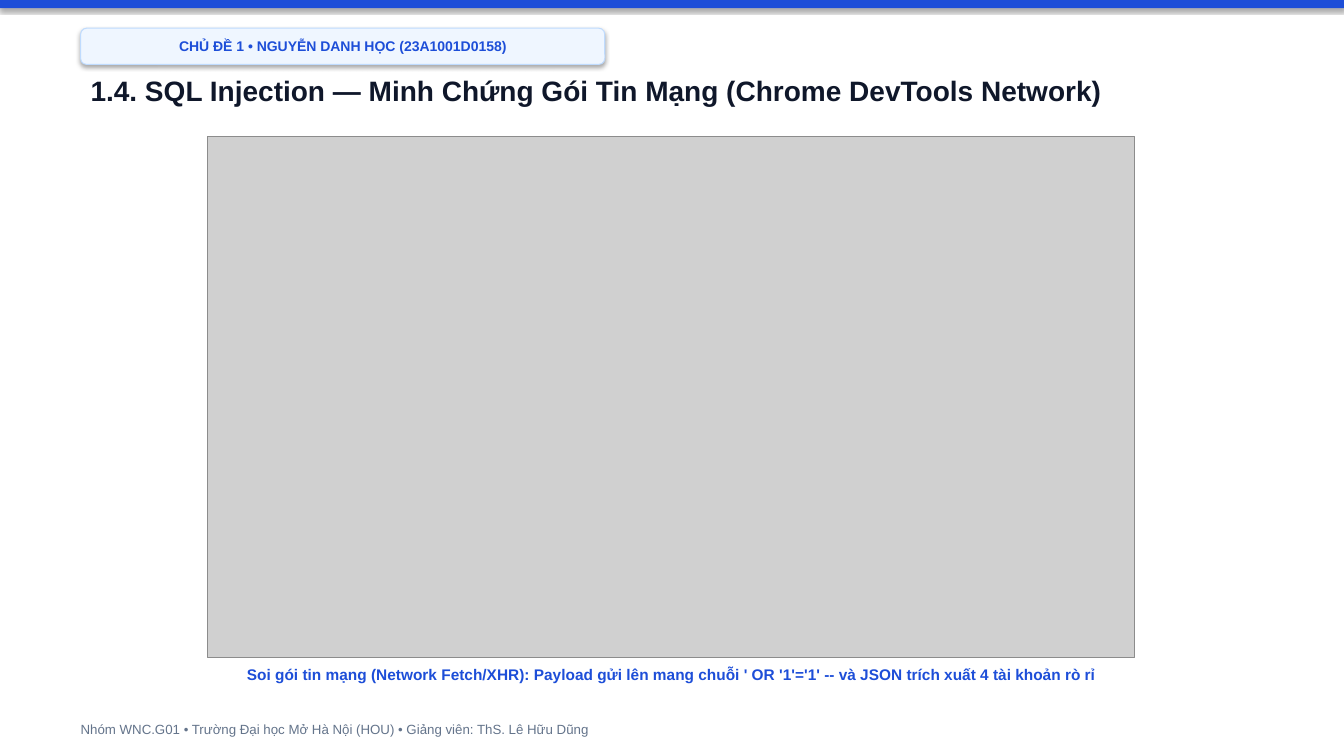
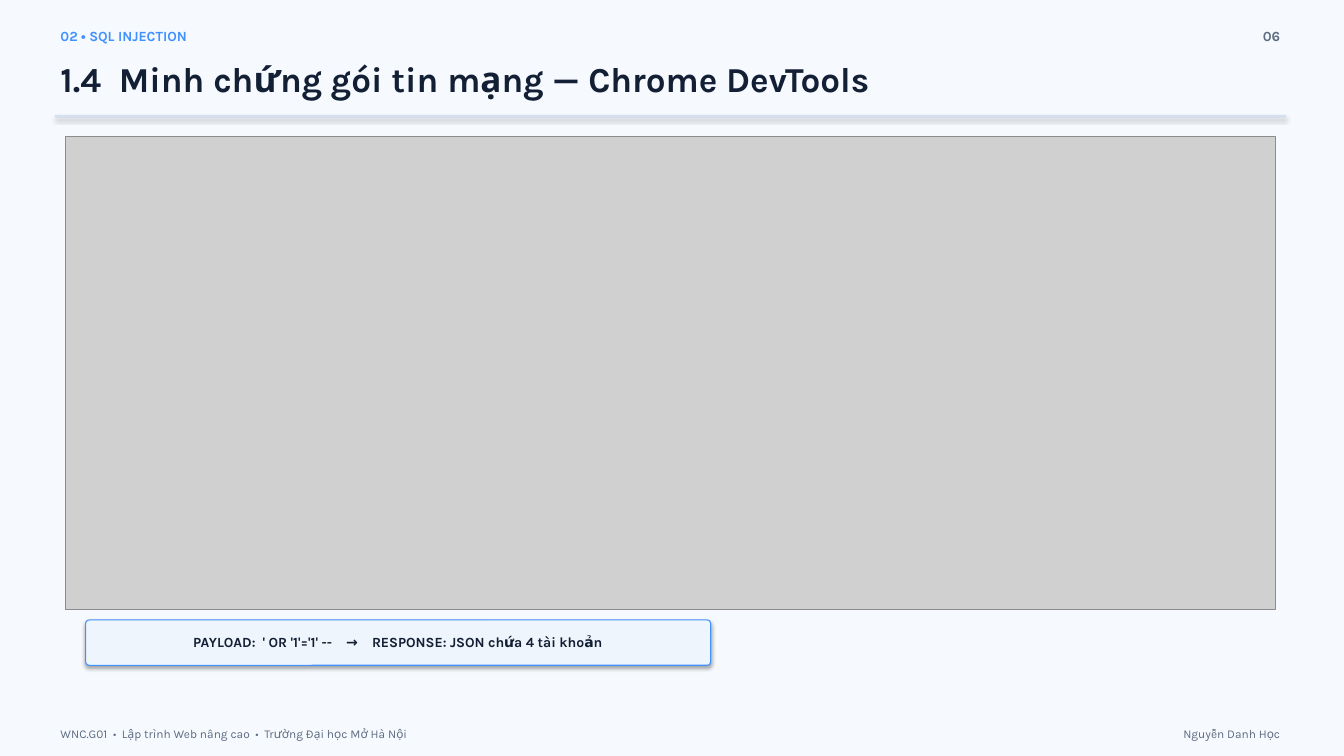
Before and after one commit to hocjsoo/OWASP_Demo, a slide deck: slide 6 of Slide_OWASP_Top3_Nhom_WNC_G01.pptx. Drawn at 1344x756 pixels with LibreOffice and Linux fonts; fonts in the diff are those of the drawing; grey boxes stand for pictures. Boxes give left, top, right and bottom in pixels: in the first picture for what was removed or moved away, otherwise in the second. Text is boxed around its words. In the diff, an @@ line names an element or a change of style, - is before the commit and + after.

Commit message:
fix: adjust bounding boxes and offsets to eliminate text and badge overlaps

```diff
--- a/Slide_OWASP_Top3_Nhom_WNC_G01.pptx
+++ b/Slide_OWASP_Top3_Nhom_WNC_G01.pptx
@@ background #FFFFFF to #F6F9FD @@
@@ rectangle removed at (0, 0, 1344, 8) @@
@@ rounded rectangle removed at (81, 28, 605, 65) @@
-CHỦ ĐỀ 1 • NGUYỄN DANH HỌC (23A1001D0158)
@@ text added at (60, 31, 187, 44), 10 pt, text #4191FF, bold @@
+02 • SQL INJECTION
@@ text added at (1263, 32, 1280, 41), 10 pt, text #5D6C82, bold @@
+06
@@ text at (60, 64, 869, 101): text changed; size 20 to 25 pt; font Arial to Karla; text colour #0F172A to #121F34 @@
-1.4. SQL Injection — Minh Chứng Gói Tin Mạng (Chrome DevTools Network)
+1.4 Minh chứng gói tin mạng — Chrome DevTools
@@ rectangle added at (55, 116, 1286, 117), fill #D6E0ED, outline #D6E0ED 0.75 pt @@
@@ picture: place and size @@
-picture at (208, 136, 1135, 657)
+picture at (66, 136, 1275, 610)
@@ rounded rectangle added at (86, 620, 711, 665), fill #EFF5FC, outline #4191FF 0.75 pt @@
@@ text added at (193, 636, 556, 647), 10 pt, text #121F34, bold @@
+PAYLOAD: ' OR '1'='1' -- → RESPONSE: JSON chứa 4 tài khoản
@@ text removed at (247, 668, 1095, 684) @@
-Soi gói tin mạng (Network Fetch/XHR): Payload gửi lên mang chuỗi ' OR '1'='1' -- và JSON trích xuất 4 tài khoản rò rỉ
@@ text at (60, 729, 386, 741): text changed; size 9.5 to 8.5 pt; font Arial to Karla; text colour #64748B to #5D6C82 @@
-Nhóm WNC.G01 • Trường Đại học Mở Hà Nội (HOU) • Giảng viên: ThS. Lê Hữu Dũng
+WNC.G01 • Lập trình Web nâng cao • Trường Đại học Mở Hà Nội
@@ text added at (1227, 730, 1256, 738), 8.5 pt, text #5D6C82 @@
+Nguyễn Danh Học
```
Also in this commit, not shown: 18 other slides changed.
